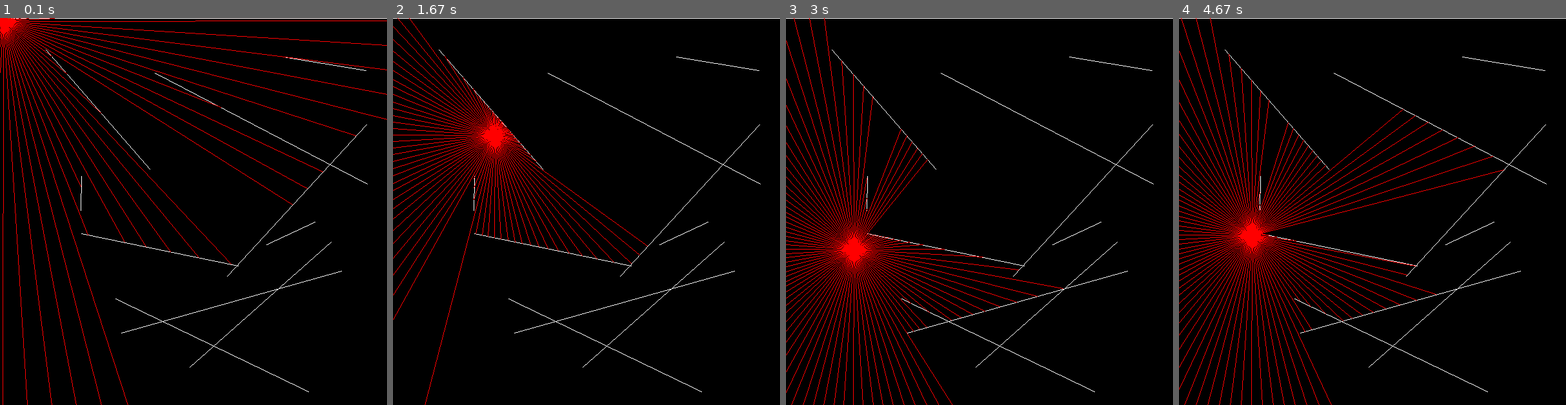
Above: before the commit, frames 1-4 (left to right).
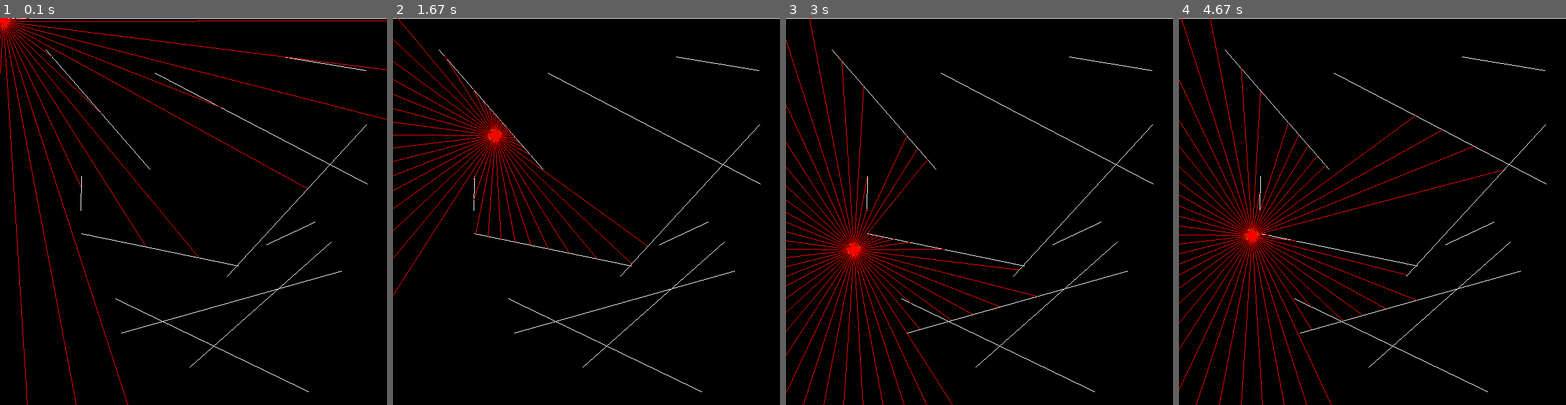
Above: after the commit, the same moments.

Repository: 21fernando/Pygames
Game: pygame game, started from Raycasting.py
Two runs of this game, one before a commit and one after it. Both use one fixed random seed, a clock stepped at 60 frames per second and the inputs below.
Inputs (mouse positions are in pixels of both pictures, inside the frame that each line leads up to):
- Up to frame 1 (0.1 s): no input
- Up to frame 2 (1.67 s): click (586, 211) at 0.38 s; click (625, 296) at 0.72 s; click (725, 346) at 1.05 s; click (493, 134) at 1.38 s
- Up to frame 3 (3 s): click (979, 257) at 1.72 s; click (925, 130) at 2.05 s; click (1114, 312) at 2.38 s; click (855, 250) at 2.72 s
- Up to frame 4 (4.67 s): click (1260, 137) at 3.05 s; click (1279, 281) at 3.38 s; click (1511, 300) at 3.72 s; click (1256, 354) at 4.05 s; click (1252, 234) at 4.38 s

The runs differ from the first frame. In frame 1, 1.7% of the frame differs, in the area x 0-100%, y 0-100%; in frame 2, 1.5%; in frame 3, 2.1%; in frame 4, 2.3%, in the area x 0-82%, y 0-100%.

Commit message:
Raycasting is now rendered

Diff:
--- a/Raycasting.py
+++ b/Raycasting.py
@@ -119,7 +119,7 @@
     walls.append(Wall(0, 0, Screen_Length, 0))
     walls.append(Wall(0, Screen_Height, Screen_Length, Screen_Height))
     walls.append(Wall(Screen_Length, 0, Screen_Length, Screen_Height))
-    a = Avatar(100)
+    a = Avatar(50)
     while running:
         pygame.display.update()
         for event in pygame.event.get():
--- /dev/null
+++ b/RenderingRaycasting.py
@@ -0,0 +1,184 @@
+import pygame, random, math
+
+__author__ = "21fernando"
+
+pygame.init()
+Screen_Length = 600
+Screen_Height = 600
+screen = pygame.display.set_mode((Screen_Length * 2, Screen_Height))
+
+pygame.display.set_caption("RENDERING RAYCASTING")
+walls = []
+
+
+class Wall:
+    global screen
+
+    def __init__(self, p1, p2, p3, p4):
+        self.start = pygame.math.Vector2((p1, p2))
+        self.end = pygame.math.Vector2((p3, p4))
+
+    def show(self):
+        pygame.draw.line(screen, (255, 255, 255), self.start, self.end, 1)
+
+
+class Avatar:
+    global screen
+    rays = []
+    lengths = []
+    angle = 0
+
+    def __init__(self, num):
+        self.pos = pygame.math.Vector2((Screen_Length // 2, Screen_Height // 2))
+        self.fov = num
+        self.genRays()
+        for i in range(self.fov):
+            self.lengths.append(0)
+
+    def updatePos(self, x, y):
+        self.pos.x = x
+        self.pos.y = y
+
+    def show(self):
+        pygame.draw.circle(screen, (0, 255, 0), (int(self.pos.x), int(self.pos.y)), 10, 1)
+        self.showRays()
+
+    def genRays(self):
+        for i in range(self.fov):
+            r = Ray(self.pos.x, self.pos.y, i - self.fov // 2)
+            self.rays.append(r)
+
+    def updateRays(self):
+        for r in self.rays:
+            r.updateOrigin(self.pos.x, self.pos.y)
+
+    def showRays(self):
+        self.updateRays()
+        for i in range(len(self.rays)):
+            self.rays[i].show()
+            self.lengths[i] = self.rays[i].length()
+
+    def rotate(self, change):
+        for i in range(len(self.rays)):
+            self.rays[i].angle += change
+        self.angle += change
+
+
+class Ray:
+    global screen, walls
+
+    def __init__(self, p1, p2, angle):
+        self.start = pygame.math.Vector2((p1, p2))
+        self.end = pygame.math.Vector2()
+        self.angle = angle
+        self.calculate()
+
+    # https://github.com/meznak/ray_cast/blob/master/ray.py
+    def calculate(self):
+        self.end.from_polar((100000, self.angle))
+
+        shortest = float("inf")
+        intersect = pygame.math.Vector2()
+
+        x3 = self.start.x
+        x4 = self.end.x
+        y3 = self.start.y
+        y4 = self.end.y
+
+        for w in walls:
+            x1 = w.start.x
+            x2 = w.end.x
+            y1 = w.start.y
+            y2 = w.end.y
+
+            den = (x1 - x2) * (y3 - y4) - (y1 - y2) * (x3 - x4)
+            if den == 0:
+                return
+
+            t_num = (x1 - x3) * (y3 - y4) - (y1 - y3) * (x3 - x4)
+            t = t_num / den
+            u_num = -((x1 - x2) * (y1 - y3) - (y1 - y2) * (x1 - x3))
+            u = u_num / den
+
+            if u >= 0 and 0 <= t <= 1:
+                x = x1 + t * (x2 - x1)
+                y = y1 + t * (y2 - y1)
+                dist = self.start.distance_to((x, y))
+                if dist < shortest:
+                    shortest = dist
+                    intersect.xy = x, y
+
+        self.end = intersect
+
+    def updateOrigin(self, new1, new2):
+        self.start.xy = new1, new2
+
+    def show(self):
+        self.calculate()
+        pygame.draw.line(screen, (255, 0, 0), self.start, self.end, 1)
+
+    def length(self):
+        return math.sqrt(math.pow(self.start.x - self.end.x, 2) + math.pow(self.start.y - self.end.y, 2))
+
+
+def mapVal(val, oldMin, oldMax, newMin, newMax):
+    return ((val - oldMin) / (oldMax - oldMin)) * (newMax - newMin) + newMin
+
+
+def main():
+    global walls
+    running = True
+    for i in range(10):
+        walls.append(
+            Wall(random.randint(10, 590), random.randint(10, 590), random.randint(10, 590), random.randint(10, 590)))
+    walls.append(Wall(-1, 0, -1, Screen_Height))
+    walls.append(Wall(0, 0, Screen_Length, 0))
+    walls.append(Wall(0, Screen_Height, Screen_Length, Screen_Height))
+    walls.append(Wall(Screen_Length, 0, Screen_Length, Screen_Height))
+    a = Avatar(60)
+    speed = 0
+    rotation = 0
+    while running:
+        pygame.display.update()
+        for event in pygame.event.get():
+            if event.type == pygame.QUIT:
+                running = False
+                #pygame.display.quit()
+                break
+            if event.type == pygame.KEYDOWN:
+                if event.key == pygame.K_RIGHT:
+                    rotation = 5
+                elif event.key == pygame.K_LEFT:
+                    rotation = -5
+                elif event.key == pygame.K_DOWN:
+                    speed = -5
+                elif event.key == pygame.K_UP:
+                    speed = 5
+            elif event.type == pygame.KEYUP:
+                if event.key == pygame.K_RIGHT or event.key == pygame.K_LEFT:
+                    rotation = 0
+                if event.key == pygame.K_DOWN or event.key == pygame.K_UP:
+                    speed = 0
+        screen.fill((0, 0, 0))
+        for w in walls:
+            w.show()
+        a.updatePos(a.pos.x + speed * math.cos(math.radians(a.angle)),
+                    a.pos.y + speed * math.sin(math.radians(a.angle)))
+        a.rotate(rotation)
+        a.show()
+        a.showRays()
+        rectLength = Screen_Length / a.fov
+        for i in range(len(a.lengths)):
+            r = pygame.Rect(0, 0, 0, 0)
+            r.height = mapVal(a.lengths[i]*2, 0, Screen_Length*2, Screen_Height - 40, 0)
+            r.width = rectLength
+            r.center = (Screen_Length + (i * rectLength) - (rectLength / 2), Screen_Height // 2)
+            color = (mapVal(a.lengths[i], 0 , Screen_Height, 255,0), mapVal(a.lengths[i], 0 , Screen_Height, 255,0),mapVal(a.lengths[i], 0 , Screen_Height, 255,0))
+            pygame.draw.rect(screen, color, r)
+            pygame.draw.circle(screen, (255, 0, 0), (int(Screen_Length + (i * rectLength) - (rectLength / 2)), Screen_Height // 2), 1, 1)
+
+    pygame.quit()
+
+
+if __name__ == "__main__":
+    main()
--- a/Test.py
+++ /dev/null
@@ -1,132 +0,0 @@
-import pygame, random, math
-
-__author__ = "21fernando"
-
-pygame.init()
-Screen_Length = 600
-Screen_Height = 600
-screen = pygame.display.set_mode((Screen_Length, Screen_Height))
-pygame.display.set_caption("RAYCASTING")
-walls = []
-
-
-class Wall:
-    def __init__(self, screen: pygame.display, start: tuple, end: tuple):
-        self.start = pygame.Vector2(start)
-        self.end = pygame.Vector2(end)
-        self.image = None
-
-    def update(self, screen: pygame.display):
-        self.image = pygame.draw.line(screen, pygame.Color('white'), self.start, self.end, 2)
-
-
-class Avatar:
-    global screen
-    xCor = 0
-    yCor = 0
-    rays = []
-    numRays = 20
-
-    def __init__(self, num):
-        self.updatePos()
-        self.numRays = num
-        self.genRays()
-
-    def updatePos(self):
-        self.xCor = pygame.mouse.get_pos()[0]
-        self.yCor = pygame.mouse.get_pos()[1]
-
-    def show(self):
-        self.updatePos()
-        pygame.draw.circle(screen, (0, 255, 0), (self.xCor, self.yCor), 10, 1)
-        self.showRays()
-
-    def genRays(self):
-        for i in range(self.numRays):
-            r = Ray(self.xCor, self.yCor, 1+ i * (360/self.numRays))
-            self.rays.append(r)
-            r = Ray(self.xCor, self.yCor, 1 + (-i * (360/self.numRays)))
-            self.rays.append(r)
-
-    def updateRays(self):
-        for r in self.rays:
-            r.updateOrigin(self.xCor, self.yCor)
-            r.show()
-
-    def showRays(self):
-        self.updateRays()
-        for r in self.rays:
-            r.show()
-
-
-class Ray:
-    global screen, walls
-    x1 = 0
-    y1 = 0
-    angle = 0
-    slope = 0
-    yint = 0
-    length = 0
-
-    def __init__(self, p1, p2, angle):
-        self.x1 = p1
-        self.y1 = p2
-        self.angle = angle
-        if angle == 90 or angle == 270:
-            self.slope = 9999
-        else:
-            self.slope = math.tan(math.radians(self.angle))
-        self.yint = int(self.y1 - self.slope * self.x1)
-        self.calculate()
-
-    def calculate(self):
-        self.length = 100
-
-    def updateOrigin(self, new1, new2):
-        self.x1 = new1
-        self.y1 = new2
-        self.calculate()
-
-    def show(self):
-        xdist = math.sqrt(math.pow(self.length,2)/(1 + math.pow(self.slope,2)))
-        ydist = math.sqrt(math.pow(self.length,2)/(1 + math.pow(1/self.slope,2)))
-        pygame.draw.line(screen, (255, 0, 0), (self.x1, self.y1), (self.x1 + xdist, self.y1+ydist), 1)
-
-
-def getIntersect(slope1, yint1, slope2, yint2):
-    a = -slope1
-    c = -slope2
-    b = 1
-    d = 1
-    e = yint1
-    f = yint2
-    return [((e * d - b * f) / (a * d - b * c)), ((a * f - e * c) / (a * d - b * c))]
-
-def onLine(point, wall: Wall):
-    lowX = wall.x1 if wall.x1 < wall.x2 else wall.x2
-    highX = wall.x1 if wall.x1 > wall.x2 else wall.x2
-    lowY = wall.y1 if wall.y1 < wall.y2 else wall.y2
-    highY = wall.y1 if wall.y1 > wall.y2 else wall.y2
-    return lowX <= point[0] <= highX and lowY <=point[1] <= highY
-
-def distance(p1, p2):
-    return math.sqrt(math.pow((p2[0] - p1[0]),2) + math.pow((p2[1] - p1[1]),2))
-
-def main():
-    global screen
-    global walls
-    running = True
-    while running:
-        pygame.display.update()
-        for event in pygame.event.get():
-            if event.type == pygame.QUIT:
-                running = False
-        screen.fill((0, 0, 0))
-        p = Wall(screen, (100,100), (200,200))
-        p.update(screen)
-
-    pygame.quit()
-
-
-if __name__ == "__main__":
-    main()
